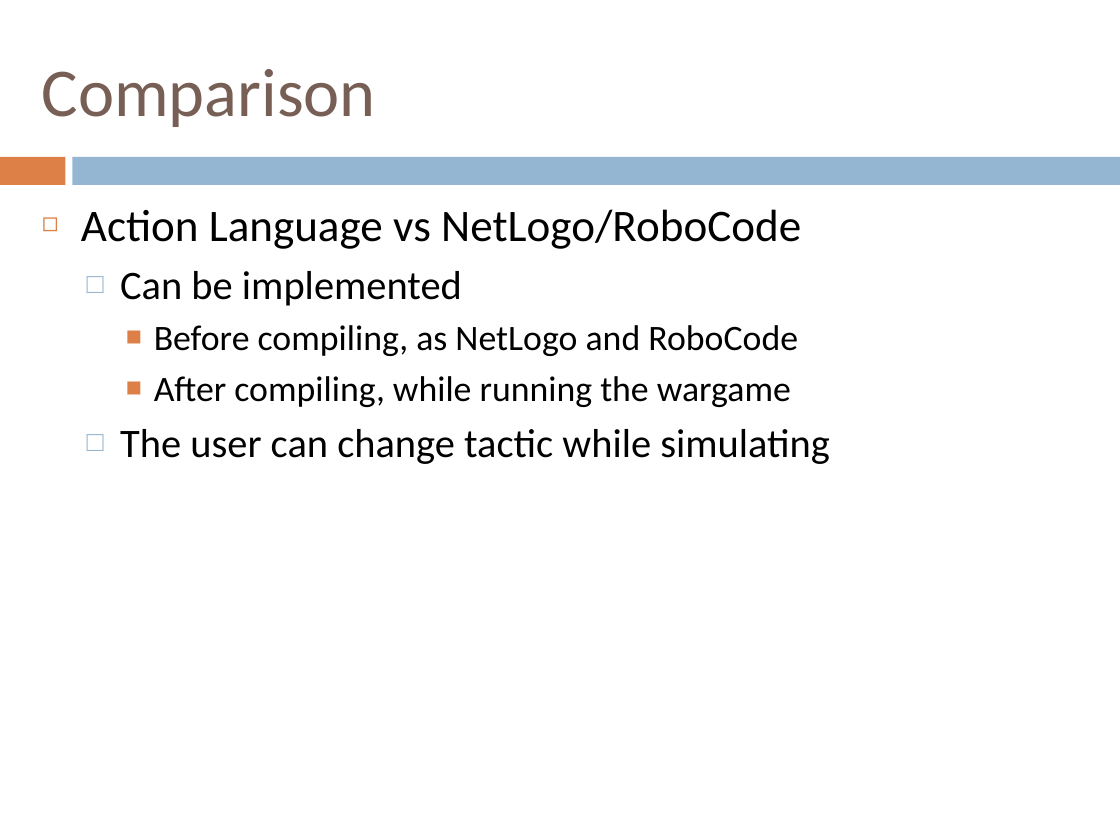
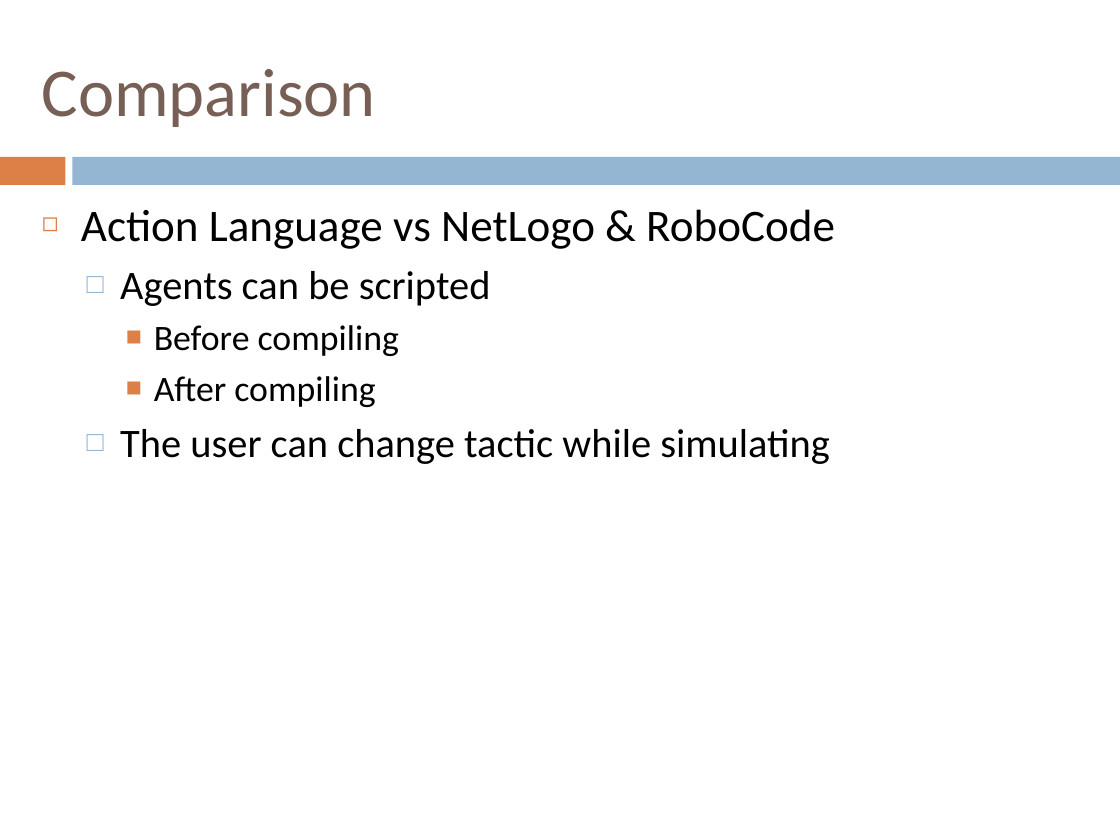
Before and after one commit to henrikklarup/sw402a, a slide deck: slide 31 of Project/præsentation/lasse.pptx. Drawn at 1120x840 pixels with LibreOffice and Linux fonts; fonts in the diff are those of the drawing. Boxes give left, top, right and bottom in pixels: in the first picture for what was removed or moved away, otherwise in the second. Text is boxed around its words. In the diff, an @@ line names an element or a change of style, - is before the commit and + after.

```diff
--- a/Project/præsentation/lasse.pptx
+++ b/Project/præsentation/lasse.pptx
@@ text at [81, 209, 835, 407]: text changed; size 23 to 29 pt @@
-◻ Action Language vs NetLogo/RoboCode
-  □ Can be implemented
-    ■ Before compiling, as NetLogo and RoboCode
-    ■ After compiling, while running the wargame
+◻ Action Language vs NetLogo & RoboCode
+  □ Agents can be scripted
+    ■ Before compiling
+    ■ After compiling
```
Also in this commit, not shown: 1 other slide changed.
